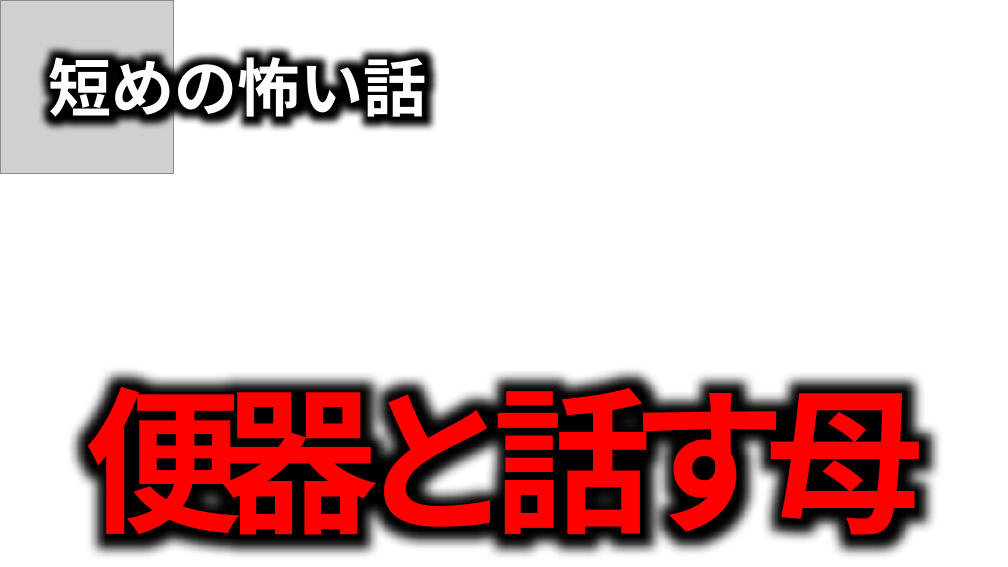
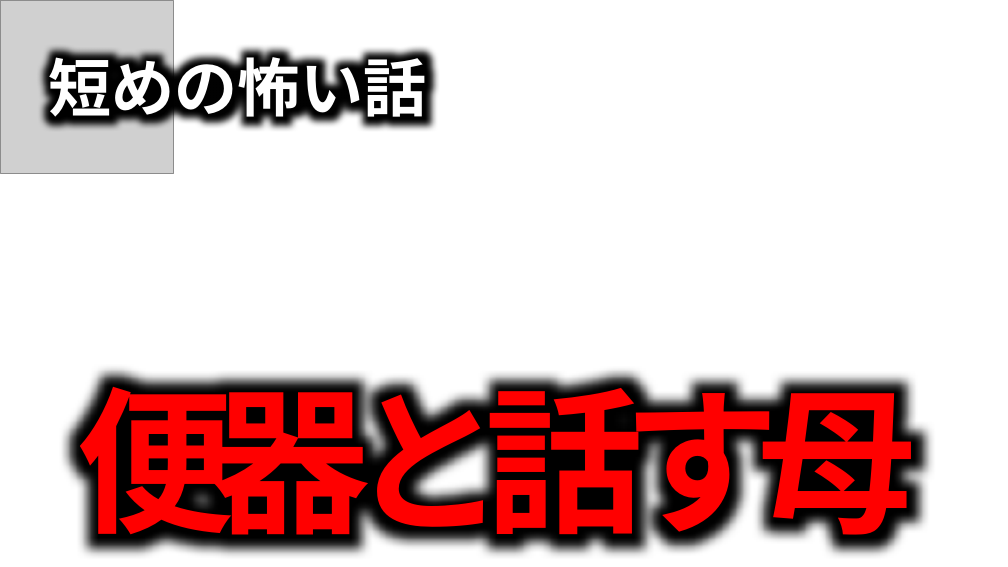
Before and after one commit to takeko333/ContentGenerator, a slide deck: slide 4 of bkup/Channels/ほたてまだこ/サムネイル_Horror.pptx (slide 2 before the commit). Drawn at 1008x567 pixels with LibreOffice and Linux fonts; fonts in the diff are those of the drawing; grey boxes stand for pictures; background and template pictures are left out. Boxes give left, top, right and bottom in pixels: in the first picture for what was removed or moved away, otherwise in the second. Text is boxed around its words. In the diff, an @@ line names an element or a change of style, - is before the commit and + after.

```diff
--- a/bkup/Channels/ほたてまだこ/サムネイル_Horror.pptx
+++ b/bkup/Channels/ほたてまだこ/サムネイル_Horror.pptx
@@ text "便器と話す母": place and size @@
-text "便器と話す母" at <box>84,360,924,559</box>
+text "便器と話す母" at <box>76,360,916,559</box>
```
Also in this commit, not shown: 2 slides added, 8 other files.
